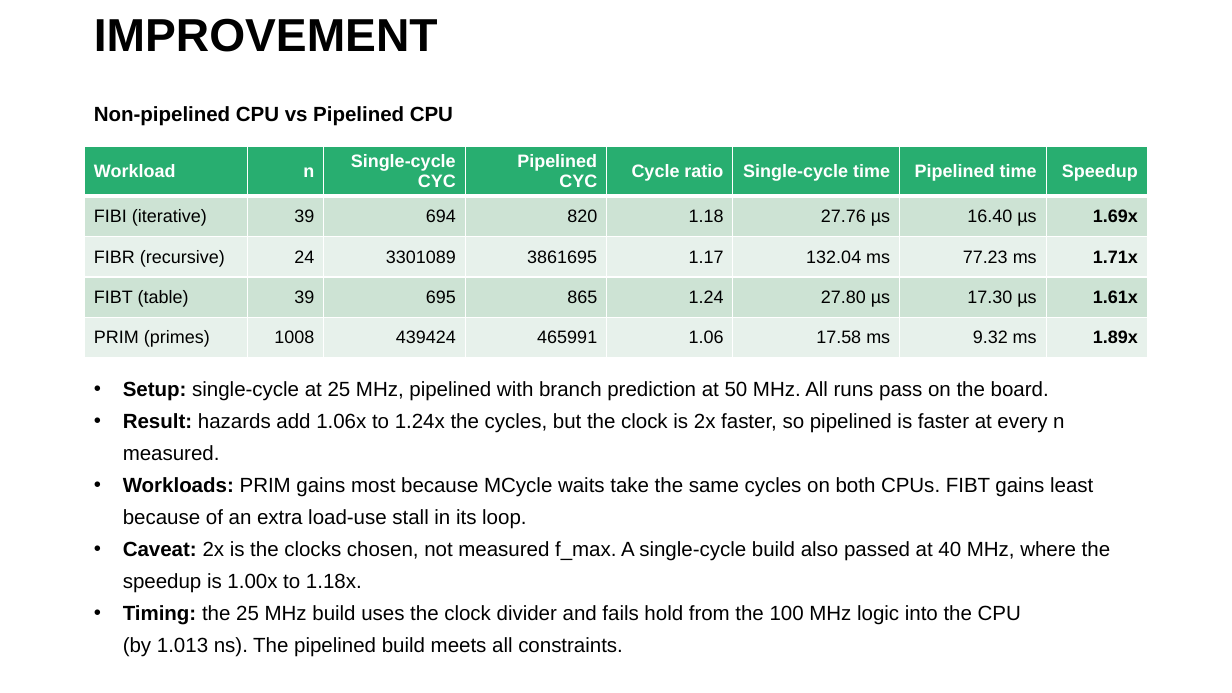
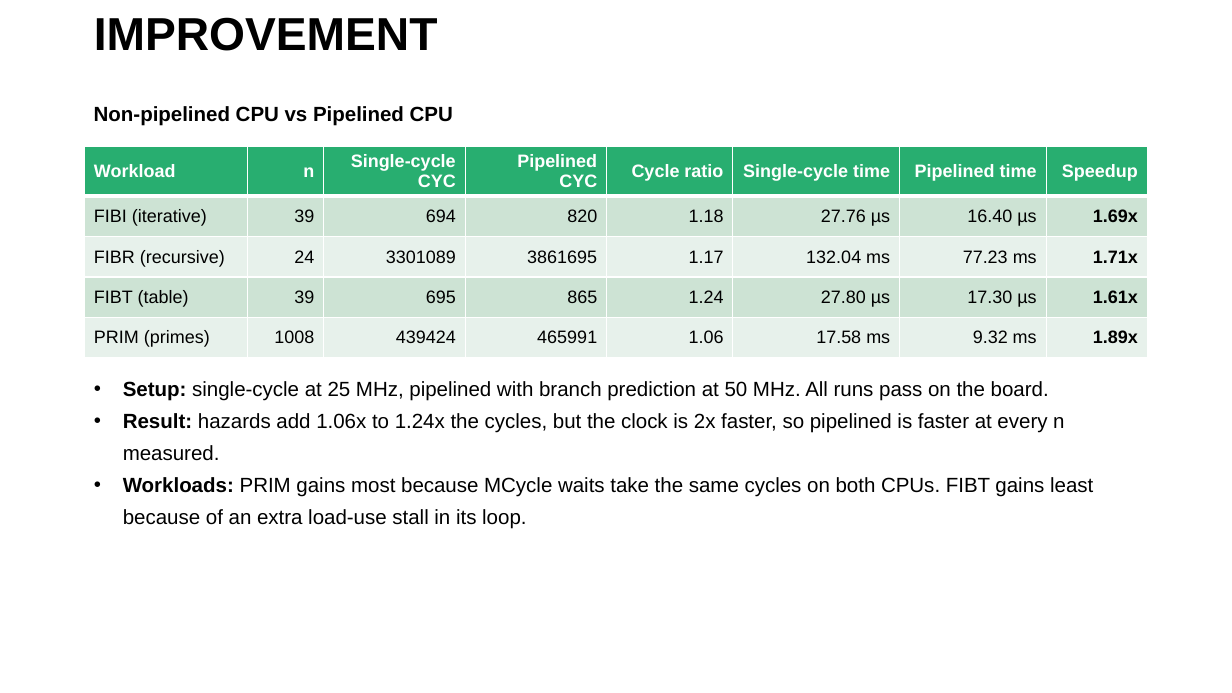
Before and after one commit to asytrix99/FPGA-Based-Pipelined-RISC-V-Processor, a slide deck: slide 5 of Asst_04/Enhancement.pptx. Drawn at 1232x693 pixels with LibreOffice and Linux fonts; fonts in the diff are those of the drawing. Boxes give left, top, right and bottom in pixels: in the first picture for what was removed or moved away, otherwise in the second. Text is boxed around its words. In the diff, an @@ line names an element or a change of style, - is before the commit and + after.

```diff
--- a/Asst_04/Enhancement.pptx
+++ b/Asst_04/Enhancement.pptx
@@ text at (123,541,1110,657): paragraphs removed @@
-• Caveat: 2x is the clocks chosen, not measured f_max. A single-cycle build also passed at 40 MHz, where the speedup is 1.00x to 1.18x.
-• Timing: the 25 MHz build uses the clock divider and fails hold from the 100 MHz logic into the CPU (by 1.013 ns). The pipelined build meets all constraints.
```
Also in this commit, not shown: 5 other slides changed, 3 other files.
